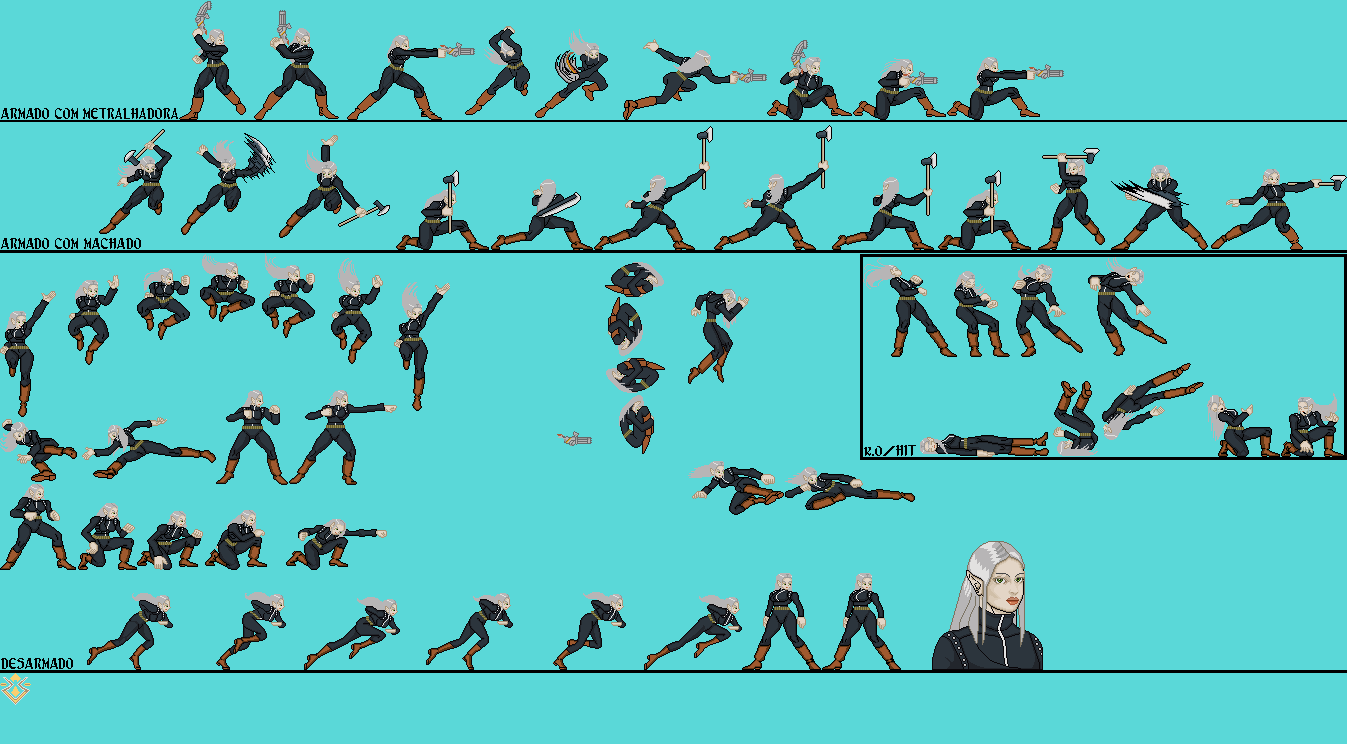
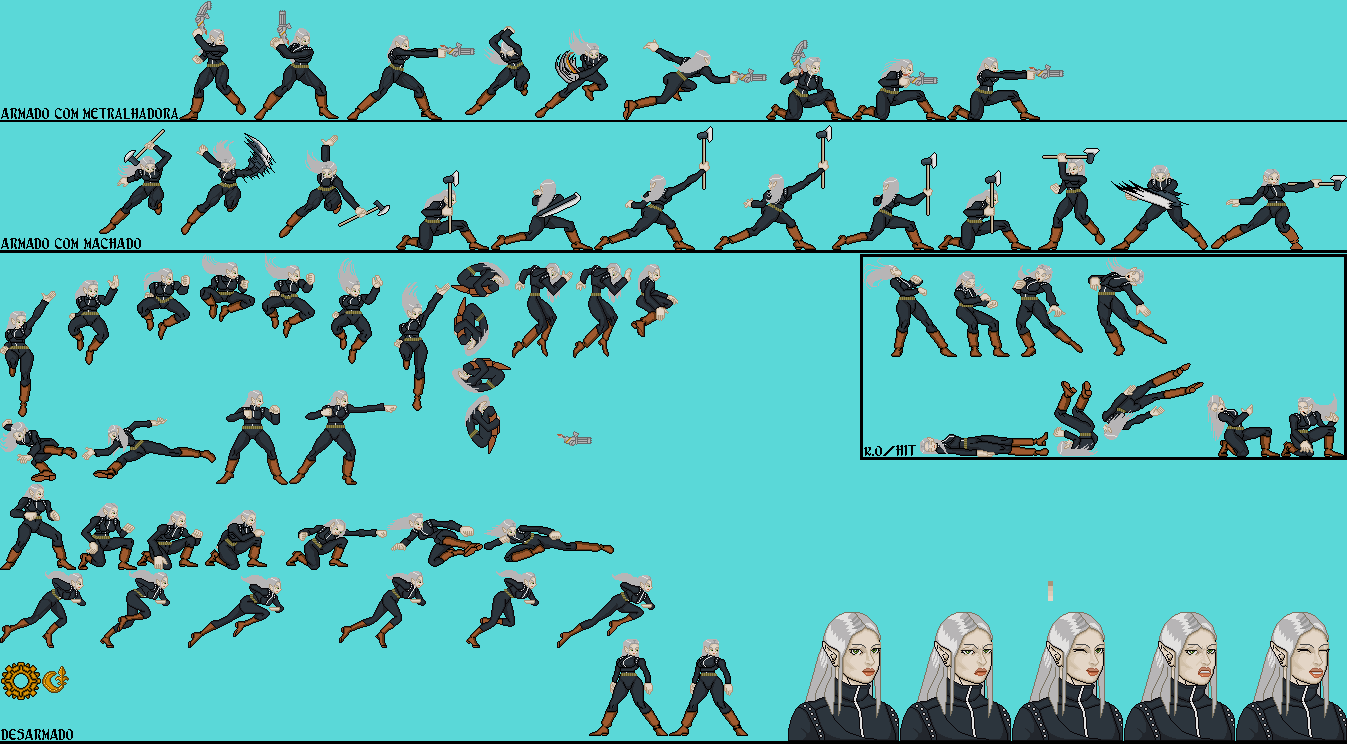
Two versions of the same layered image (1347 x 744). Layer-by-layer changes:
painted on "arma Mescladas" (1st of 15, in "Usando metralhadora") over [410, 29, 1217, 640]
painted on "arma Mescladas" (2nd of 15, in "Usando metralhadora") over [236, 29, 1040, 180]
painted on "arma Mescladas" (3rd of 15, in "Usando metralhadora") over [180, 29, 1040, 120]
painted on "arma Mescladas" (5th of 15, in "Usando machado") over [316, 64, 1040, 320]
painted on "arma Mescladas" (7th of 15, in "Hit") over [460, 384, 915, 512]
painted on "Copiar de Pintar camada 3" (2nd of 3, in "Hit") over [451, 262, 915, 512]
painted on "K.O" over [129, 320, 1025, 576]
painted on "arma Mescladas" (9th of 15, in "Desarmado") over [0, 512, 1347, 704]
painted on "arma Mescladas" (10th of 15, in "Desarmado") over [0, 448, 1329, 640]
painted on "arma Mescladas" (11th of 15, in "Desarmado") over [0, 320, 1347, 744]
painted on "Pintar camada 1" (1st of 2, in "Desarmado") over [465, 512, 959, 744]
painted on "Copiar de Pintar camada 3" (3rd of 3, in "Desarmado") over [0, 640, 1347, 744]
painted on "wall jump Mescladas" over [451, 262, 914, 512]
painted on "Dash" over [357, 346, 1019, 602]
added layer "Pintar camada 4" above "arma Mescladas" over [0, 640, 1344, 744]
painted on "arma Mescladas" (13th of 15) over [0, 640, 1347, 744]
added layer "Copiar de Mork face" (1st of 4, in "Faces dos dialogos") in group "Faces dos dialogos" over [108, 576, 1324, 744]
added layer "Copiar de Mork face" (2nd of 4, in "Faces dos dialogos") in group "Faces dos dialogos" over [300, 576, 1132, 744]
added layer "Copiar de Mork face" (3rd of 4, in "Faces dos dialogos") in group "Faces dos dialogos" over [0, 576, 1347, 744]
added layer "Copiar de Mork face" (4th of 4, in "Faces dos dialogos") in group "Faces dos dialogos" over [172, 576, 1196, 744]
painted on "Mork face" over [428, 512, 1114, 744]
painted on "Background" over [0, 29, 1347, 744]
…and 10 more changes (3 added, 7 painted)
